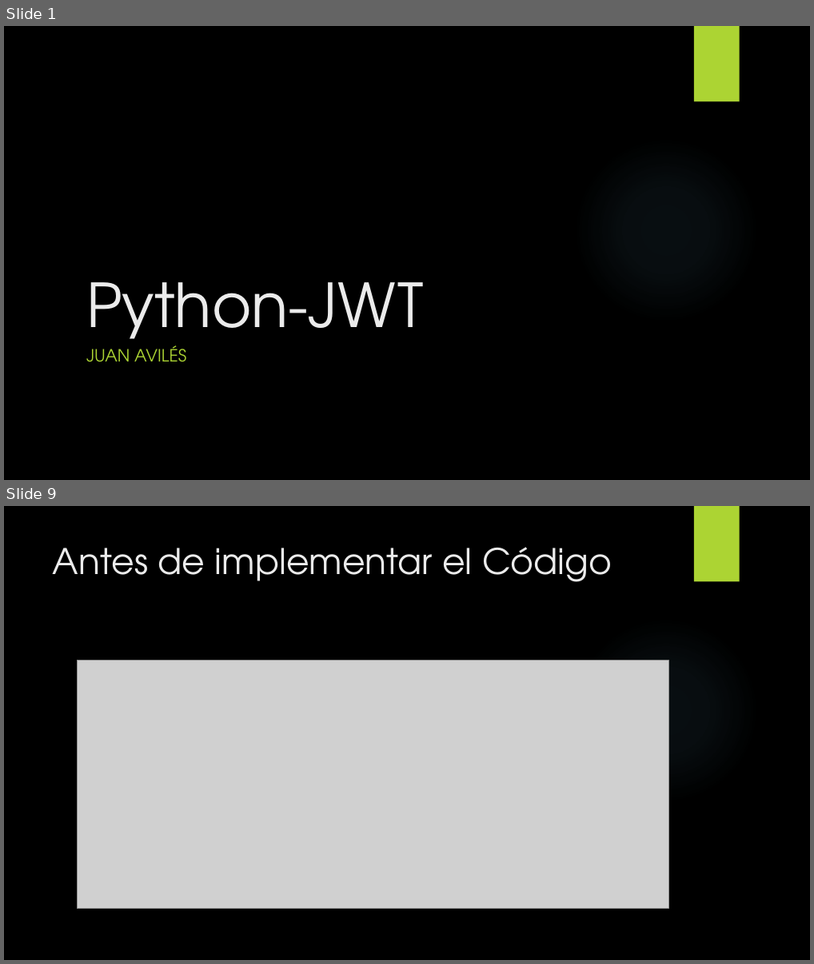
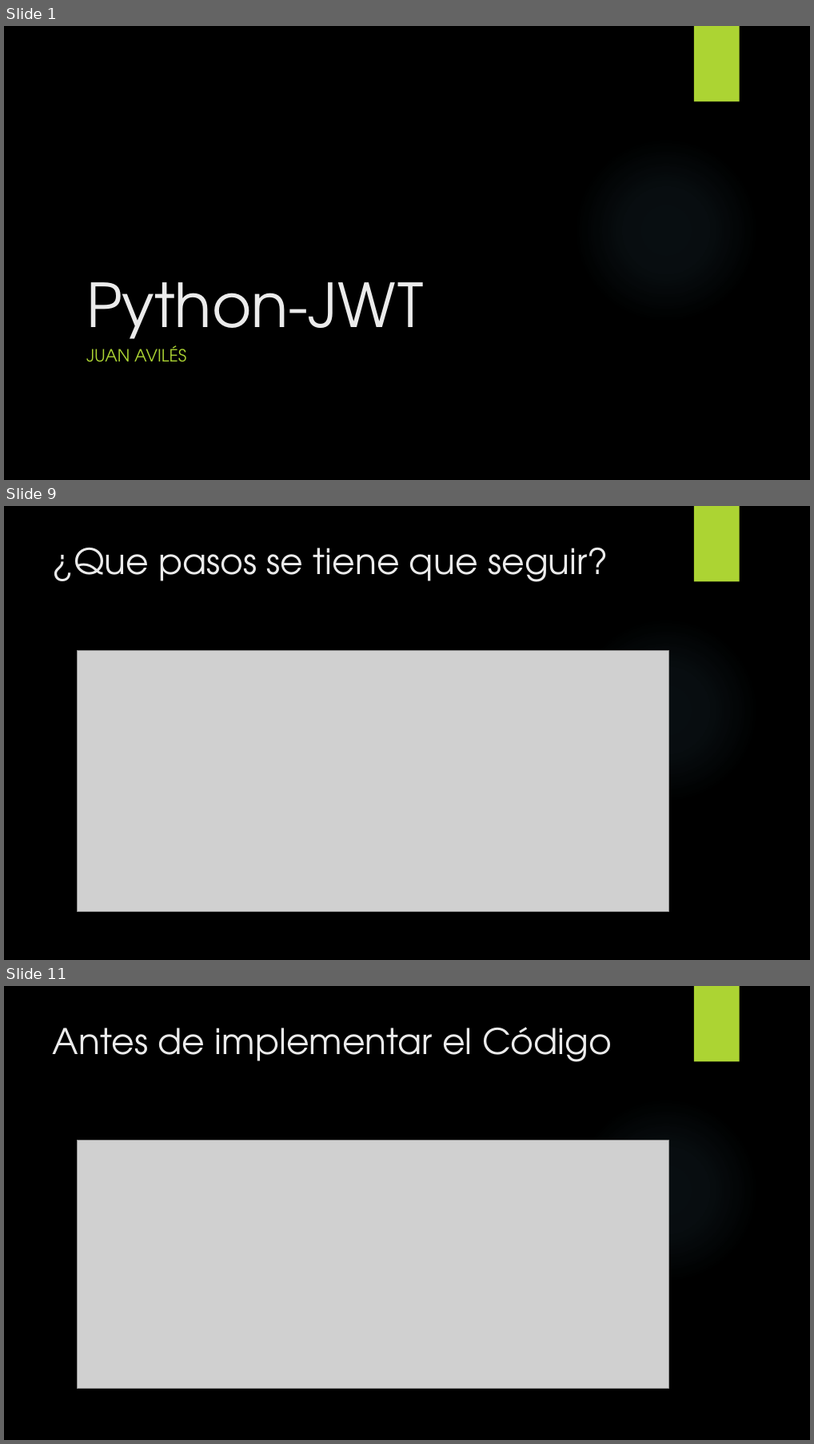
Before and after one commit to JuandresPUCE/Api_python_SQLite, a slide deck: Python-JWT.pptx. Shown one above the other, each under a label of ours: slides 1 and 9 before the commit, slides 1, 9 and 11 after it; the slides between them are not shown. The pictures are 814x964 and 814x1444 pixels, drawn with LibreOffice and Linux fonts; fonts in the diff are those of the drawing; grey boxes stand for pictures; background and template pictures are left out. Boxes give left, top, right and bottom in pixels: in the first picture for what was removed or moved away, otherwise in the second. Text is boxed around its words. In the diff, an @@ line names an element or a change of style, - is before the commit and + after.

```diff
--- a/Python-JWT.pptx
+++ b/Python-JWT.pptx
@@ slide 9 added at (4, 506, 810, 960), background picture (left out); not listed: 2 template elements that a slide beside it also shows @@
@@ title added at (53, 548, 608, 582), 42 pt, text #EBEBEB @@
+¿Que pasos se tiene que seguir?
@@ picture added at (77, 650, 669, 911) @@
@@ what was slide 9 is now slide 11 @@
```
Also in this commit, not shown: 11 slides changed, 3 other slides added.
